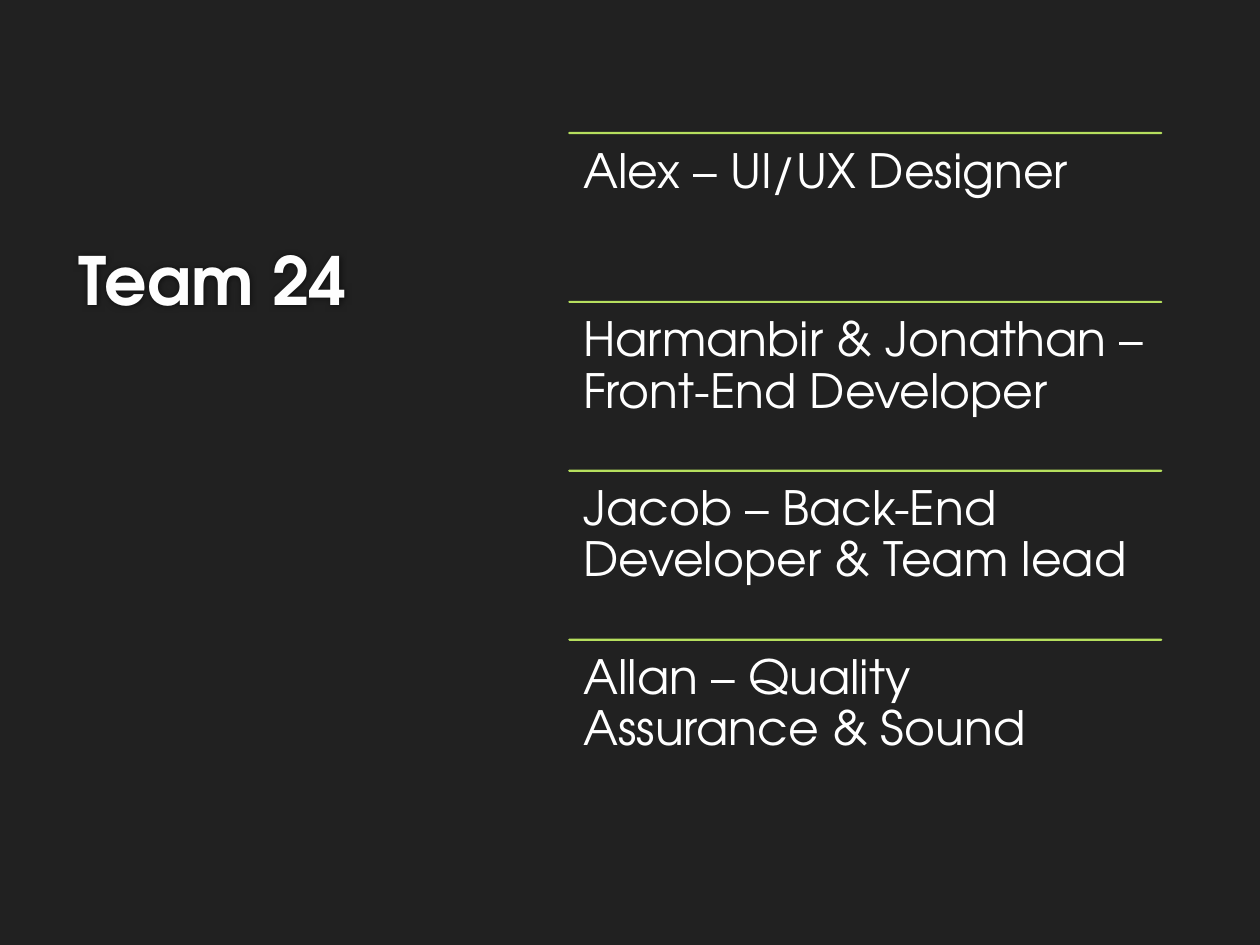
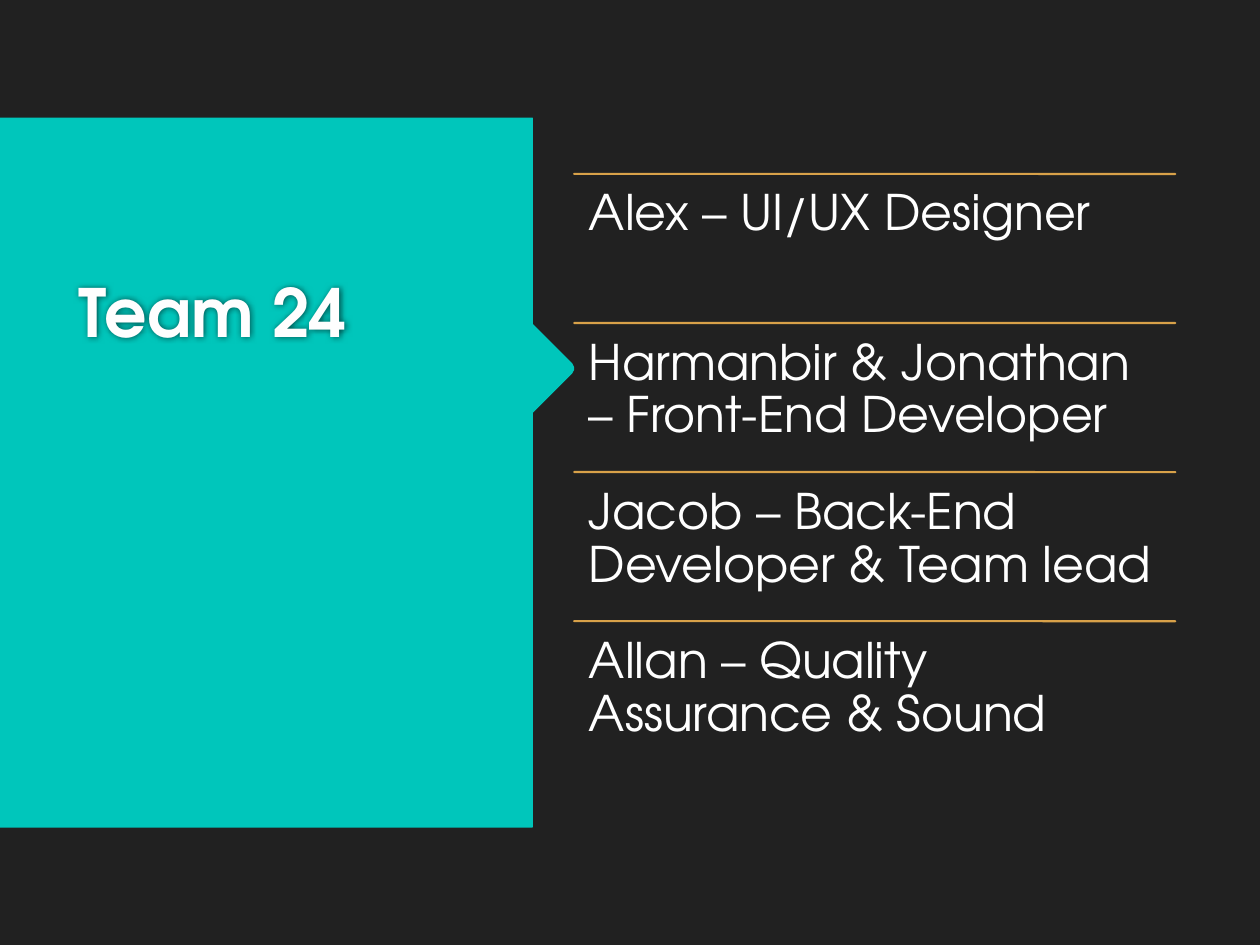
Before and after one commit to HarmanbirD/WaterQwiz, a slide deck: slide 3 of Wasted Water Quiz.pptx. Drawn at 1260x945 pixels with LibreOffice and Linux fonts; fonts in the diff are those of the drawing; background and template pictures are left out. Boxes give left, top, right and bottom in pixels: in the first picture for what was removed or moved away, otherwise in the second. Text is boxed around its words. In the diff, an @@ line names an element or a change of style, - is before the commit and + after.

Commit message:
fixed pp

```diff
--- a/Wasted Water Quiz.pptx
+++ b/Wasted Water Quiz.pptx
@@ freeform shape added at [0, 118, 573, 827], fill #00C6BB, outline #00C6BB 0.75 pt @@
@@ size 27 to 28 pt in 4 elements at [589, 492, 1151, 592], [589, 343, 1131, 442], [589, 641, 1047, 732], [589, 193, 1090, 241] @@
@@ text "Alex – UI/UX Designer": place and size @@
-text "Alex – UI/UX Designer" at [583, 153, 1068, 198]
+text "Alex – UI/UX Designer" at [589, 193, 1090, 241]
@@ line moved from (570, 134) - (1162, 134) to (575, 174) - (1176, 174) @@
@@ line (575, 174) - (1176, 174): stroke #B6DF5E 1.25 pt to #D9A24A 1.25 pt @@
@@ title "Team 24": place and size @@
-title "Team 24" at [79, 255, 347, 306]
+title "Team 24" at [79, 286, 347, 339]
@@ text "Harmanbir & Jonathan – Front-End ...": place and size @@
-text "Harmanbir & Jonathan – Front-End ..." at [583, 321, 1106, 417]
+text "Harmanbir & Jonathan – Front-End ..." at [589, 343, 1131, 442]
@@ line moved from (570, 302) - (1162, 302) to (575, 323) - (1176, 323) @@
@@ line (575, 323) - (1176, 323): stroke #B6DF5E 1.25 pt to #D9A24A 1.25 pt @@
@@ line moved from (570, 471) - (1162, 471) to (575, 472) - (1176, 472) @@
@@ line (575, 472) - (1176, 472): stroke #B6DF5E 1.25 pt to #D9A24A 1.25 pt @@
@@ text "Allan – Quality Assurance & ...": place and size @@
-text "Allan – Quality Assurance & ..." at [583, 658, 1025, 746]
+text "Allan – Quality Assurance & ..." at [589, 641, 1047, 732]
@@ line moved from (570, 640) - (1162, 640) to (575, 621) - (1176, 621) @@
@@ line (575, 621) - (1176, 621): stroke #B6DF5E 1.25 pt to #D9A24A 1.25 pt @@
```
Also in this commit, not shown: 1 other slide changed.
